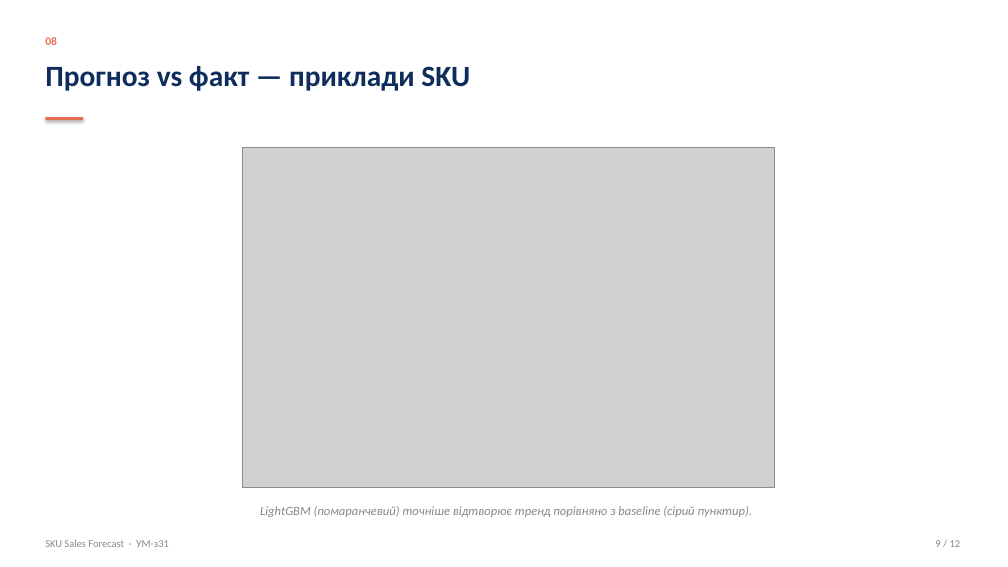
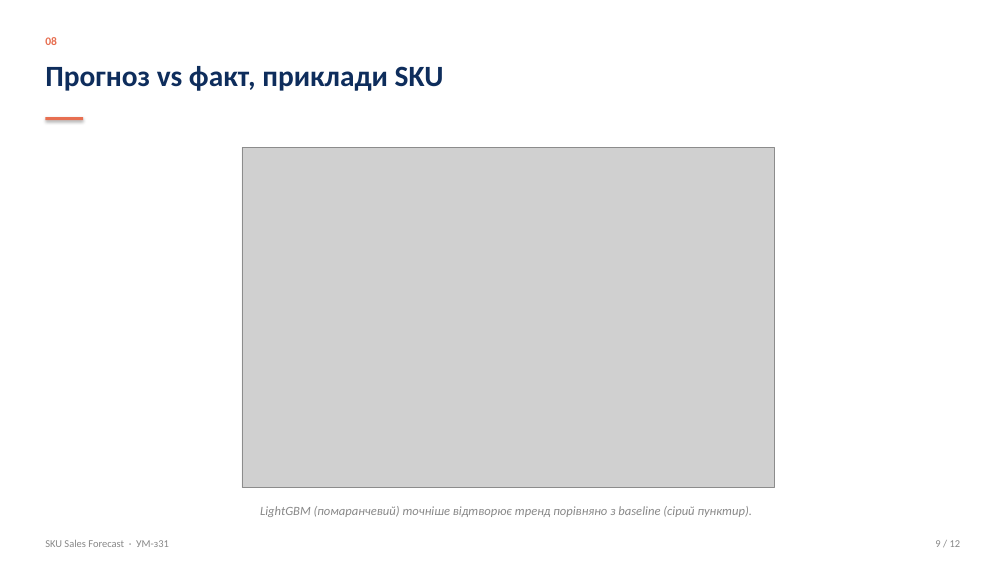
Before and after one commit to kgorbunova3/sku-sales-forecast, a slide deck: slide 9 of docs/presentation.pptx. Drawn at 1008x567 pixels with LibreOffice and Linux fonts; fonts in the diff are those of the drawing; grey boxes stand for pictures. Boxes give left, top, right and bottom in pixels: in the first picture for what was removed or moved away, otherwise in the second. Text is boxed around its words. In the diff, an @@ line names an element or a change of style, - is before the commit and + after.

```diff
--- a/docs/presentation.pptx
+++ b/docs/presentation.pptx
@@ text at [45,66,444,91]: text changed @@
-Прогноз vs факт — приклади SKU
+Прогноз vs факт, приклади SKU
```
Also in this commit, not shown: 3 other slides changed, 2 other files.
